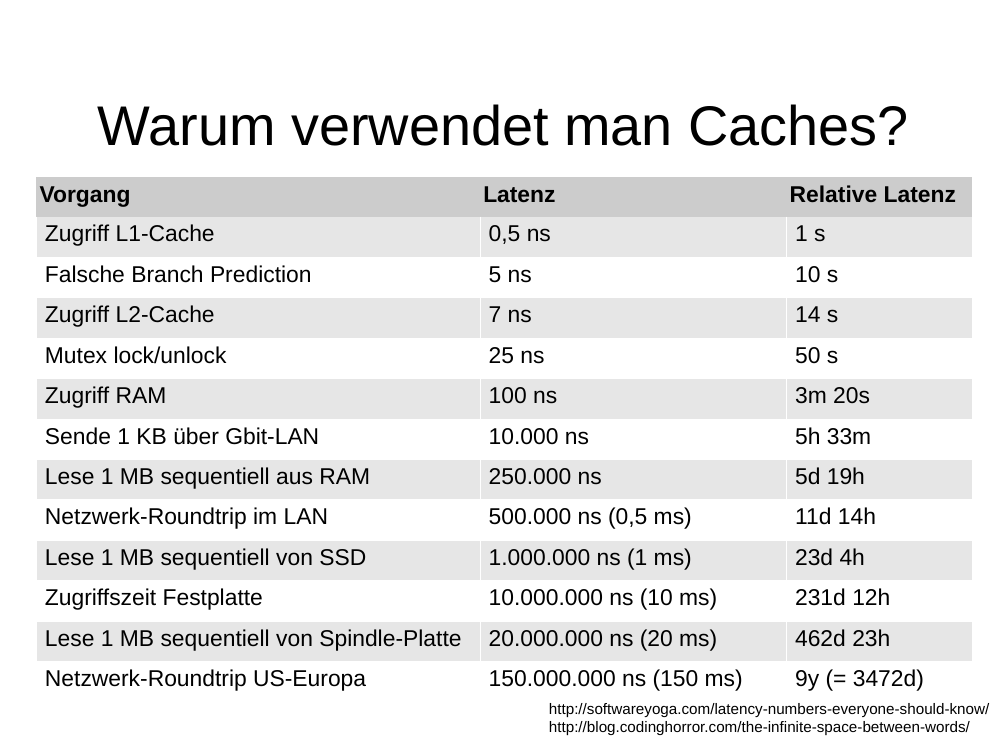
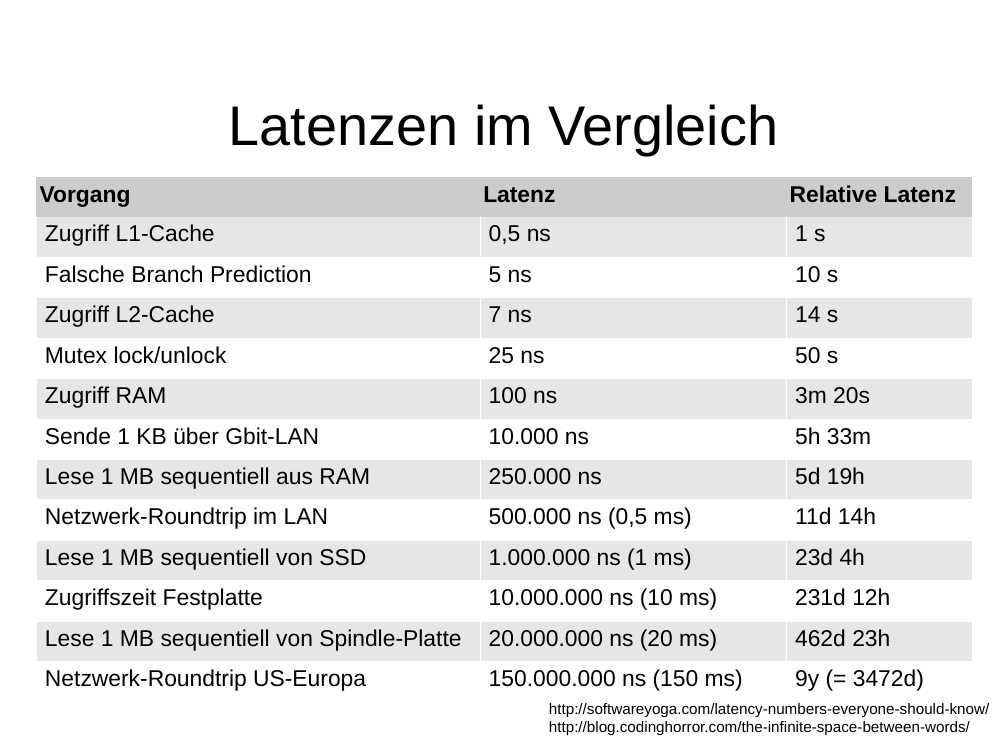
Before and after one commit to dlindner/vorlesung-se2-dhbw, a slide deck: slide 4 of added_2016/Java Memory Model.odp. Drawn at 1008x756 pixels with LibreOffice and Linux fonts; fonts in the diff are those of the drawing; background and template pictures are left out. Boxes give left, top, right and bottom in pixels: in the first picture for what was removed or moved away, otherwise in the second. Text is boxed around its words. In the diff, an @@ line names an element or a change of style, - is before the commit and + after.

```diff
--- a/added_2016/Java Memory Model.odp
+++ b/added_2016/Java Memory Model.odp
@@ title at (x1=229, y1=104, x2=778, y2=155): text changed @@
-Warum verwendet man Caches?
+Latenzen im Vergleich
```
Also in this commit, not shown: 12 slides added.
